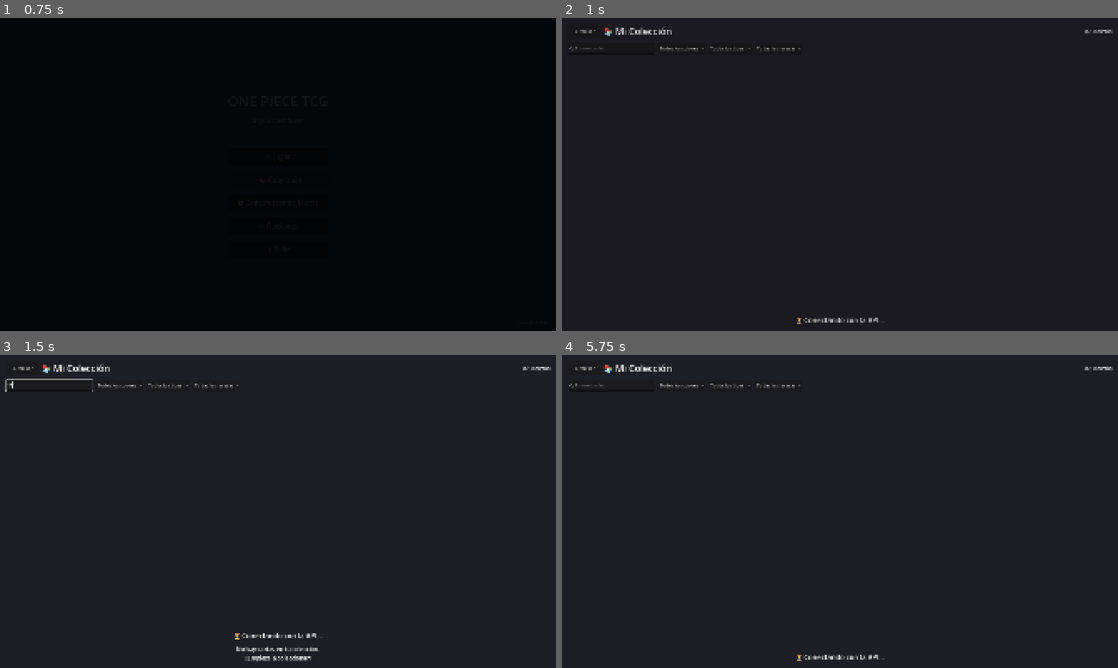
Above: before the commit, frames 1-4 (two rows, left to right).
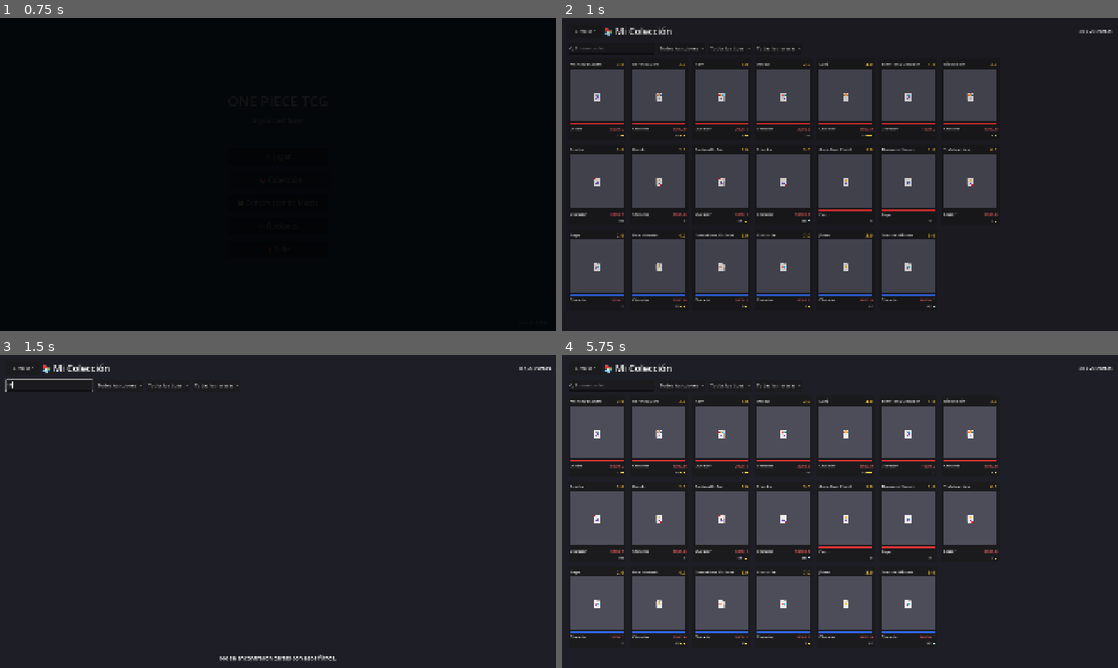
Above: after the commit, the same moments.

Repository: Artigas96/one-piece-tcg
Game: Godot game, scene res://scenes/main_menu.tscn
The game is run twice, just before and just after one commit, with the same random seed, the same clock (stepped at 60 frames per second) and the same inputs.
Inputs (mouse positions are in pixels of both pictures, inside the frame that each line leads up to):
- Up to frame 1 (0.75 s): click "📚 Colección" at 0.5 s
- Up to frame 2 (1 s): no input
- Up to frame 3 (1.5 s): click (50, 386) at 1.27 s; type "12" at 1.35 s
- Up to frame 4 (5.75 s): click "← Volver" at 2 s; click "⚔️ Jugar" at 2.75 s; click "⚔️ Jugar" at 3.5 s; click "🃏 Constructor de Mazos" at 4.25 s; click "📚 Colección" at 5 s

Frame 1 is identical in both runs. In frame 2, 35% of the frame differs, in the area x 1-99%, y 3-98%; in frame 3, 0.6%; in frame 4, 35%, in the area x 1-100%, y 3-98%.

Commit message:
feat: Reestructurar CardDatabase para cargar desde JSON local y eliminar dependencias de API

Diff:
--- /dev/null
+++ b/data/cards_database.json
@@ -0,0 +1,344 @@
+{
+  "sets": [
+    {
+      "code": "OP01",
+      "name": "Romance Dawn",
+      "release_date": "2022-07-08",
+      "total_cards": 121
+    },
+    {
+      "code": "OP02",
+      "name": "Paramount War",
+      "release_date": "2022-09-30",
+      "total_cards": 121
+    },
+    {
+      "code": "OP03",
+      "name": "Pillars of Strength",
+      "release_date": "2022-12-02",
+      "total_cards": 121
+    }
+  ],
+  "cards": [
+    {
+      "id": "OP01-001",
+      "name": "Monkey D. Luffy",
+      "card_type": "Leader",
+      "color": ["Red"],
+      "cost": 0,
+      "power": 5000,
+      "counter": 0,
+      "attribute": ["Straw Hat Crew"],
+      "effect": "[DON!! x1] [When Attacking] Give up to 1 of your Leader or Character cards +1000 power during this battle.",
+      "rarity": "L",
+      "set_name": "Romance Dawn",
+      "set_code": "OP01",
+      "card_number": "001",
+      "image": ""
+    },
+    {
+      "id": "OP01-002",
+      "name": "Roronoa Zoro",
+      "card_type": "Character",
+      "color": ["Red"],
+      "cost": 3,
+      "power": 4000,
+      "counter": 1000,
+      "attribute": ["Straw Hat Crew", "Supernovas"],
+      "effect": "[DON!! x1] [When Attacking] Give this Character +1000 power during this battle.",
+      "rarity": "SR",
+      "set_name": "Romance Dawn",
+      "set_code": "OP01",
+      "card_number": "002",
+      "image": ""
+    },
+    {
+      "id": "OP01-003",
+      "name": "Nami",
+      "card_type": "Character",
+      "color": ["Red"],
+      "cost": 1,
+      "power": 2000,
+      "counter": 1000,
+      "attribute": ["Straw Hat Crew"],
+      "effect": "[On Play] Look at 3 cards from the top of your deck; reveal up to 1 {Straw Hat Crew} type card and add it to your hand. Then, place the rest at the bottom of your deck in any order.",
+      "rarity": "R",
+      "set_name": "Romance Dawn",
+      "set_code": "OP01",
+      "card_number": "003",
+      "image": ""
+    },
+    {
+      "id": "OP01-004",
+      "name": "Usopp",
+      "card_type": "Character",
+      "color": ["Red"],
+      "cost": 2,
+      "power": 3000,
+      "counter": 1000,
+      "attribute": ["Straw Hat Crew"],
+      "effect": "[Blocker] (After your opponent declares an attack, you may rest this card to make it the new target of the attack.)",
+      "rarity": "UC",
+      "set_name": "Romance Dawn",
+      "set_code": "OP01",
+      "card_number": "004",
+      "image": ""
+    },
+    {
+      "id": "OP01-005",
+      "name": "Sanji",
+      "card_type": "Character",
+      "color": ["Red"],
+      "cost": 4,
+      "power": 5000,
+      "counter": 0,
+      "attribute": ["Straw Hat Crew"],
+      "effect": "[On Play] K.O. up to 1 of your opponent's Characters with 3000 power or less.",
+      "rarity": "SR",
+      "set_name": "Romance Dawn",
+      "set_code": "OP01",
+      "card_number": "005",
+      "image": ""
+    },
+    {
+      "id": "OP01-006",
+      "name": "Tony Tony Chopper",
+      "card_type": "Character",
+      "color": ["Red"],
+      "cost": 1,
+      "power": 1000,
+      "counter": 2000,
+      "attribute": ["Straw Hat Crew", "Animal"],
+      "effect": "[Counter] Up to 1 of your Leader or Character cards gains +2000 power during this battle.",
+      "rarity": "C",
+      "set_name": "Romance Dawn",
+      "set_code": "OP01",
+      "card_number": "006",
+      "image": ""
+    },
+    {
+      "id": "OP01-007",
+      "name": "Nico Robin",
+      "card_type": "Character",
+      "color": ["Red"],
+      "cost": 3,
+      "power": 4000,
+      "counter": 1000,
+      "attribute": ["Straw Hat Crew"],
+      "effect": "[On Play] Draw 1 card if you have 3 or less cards in your hand.",
+      "rarity": "R",
+      "set_name": "Romance Dawn",
+      "set_code": "OP01",
+      "card_number": "007",
+      "image": ""
+    },
+    {
+      "id": "OP01-008",
+      "name": "Franky",
+      "card_type": "Character",
+      "color": ["Red"],
+      "cost": 3,
+      "power": 3000,
+      "counter": 2000,
+      "attribute": ["Straw Hat Crew"],
+      "effect": "[Blocker] [On Block] Give up to 1 of your Leader or Character cards +2000 power during this battle.",
+      "rarity": "UC",
+      "set_name": "Romance Dawn",
+      "set_code": "OP01",
+      "card_number": "008",
+      "image": ""
+    },
+    {
+      "id": "OP01-009",
+      "name": "Brook",
+      "card_type": "Character",
+      "color": ["Red"],
+      "cost": 2,
+      "power": 2000,
+      "counter": 1000,
+      "attribute": ["Straw Hat Crew"],
+      "effect": "[On Play] Draw 1 card and trash 1 card from your hand.",
+      "rarity": "C",
+      "set_name": "Romance Dawn",
+      "set_code": "OP01",
+      "card_number": "009",
+      "image": ""
+    },
+    {
+      "id": "OP01-010",
+      "name": "Portgas D. Ace",
+      "card_type": "Character",
+      "color": ["Red"],
+      "cost": 5,
+      "power": 6000,
+      "counter": 0,
+      "attribute": ["Whitebeard Pirates"],
+      "effect": "[DON!! x1] This Character gains +1000 power. [On K.O.] Play up to 1 {Whitebeard Pirates} type Character card with a cost of 4 or less from your hand.",
+      "rarity": "SR",
+      "set_name": "Romance Dawn",
+      "set_code": "OP01",
+      "card_number": "010",
+      "image": ""
+    },
+    {
+      "id": "OP01-011",
+      "name": "Shanks",
+      "card_type": "Character",
+      "color": ["Red"],
+      "cost": 9,
+      "power": 10000,
+      "counter": 0,
+      "attribute": ["The Four Emperors", "Red-Haired Pirates"],
+      "effect": "[On Play] K.O. up to 1 of your opponent's Characters with 8000 power or less.",
+      "rarity": "SEC",
+      "set_name": "Romance Dawn",
+      "set_code": "OP01",
+      "card_number": "011",
+      "image": ""
+    },
+    {
+      "id": "OP01-012",
+      "name": "Gum-Gum Pistol",
+      "card_type": "Event",
+      "color": ["Red"],
+      "cost": 1,
+      "power": 0,
+      "counter": 0,
+      "attribute": ["Straw Hat Crew"],
+      "effect": "[Main] K.O. up to 1 of your opponent's Characters with 3000 power or less.",
+      "rarity": "C",
+      "set_name": "Romance Dawn",
+      "set_code": "OP01",
+      "card_number": "012",
+      "image": ""
+    },
+    {
+      "id": "OP01-013",
+      "name": "Thousand Sunny",
+      "card_type": "Stage",
+      "color": ["Red"],
+      "cost": 1,
+      "power": 0,
+      "counter": 0,
+      "attribute": ["Straw Hat Crew"],
+      "effect": "[Activate: Main] You may rest this Stage: Draw 1 card and trash 1 card from your hand.",
+      "rarity": "R",
+      "set_name": "Romance Dawn",
+      "set_code": "OP01",
+      "card_number": "013",
+      "image": ""
+    },
+    {
+      "id": "OP01-014",
+      "name": "Trafalgar Law",
+      "card_type": "Leader",
+      "color": ["Blue"],
+      "cost": 0,
+      "power": 5000,
+      "counter": 0,
+      "attribute": ["Heart Pirates", "Supernovas"],
+      "effect": "[DON!! x1] [When Attacking] Draw 1 card and trash 1 card from your hand.",
+      "rarity": "L",
+      "set_name": "Romance Dawn",
+      "set_code": "OP01",
+      "card_number": "014",
+      "image": ""
+    },
+    {
+      "id": "OP01-015",
+      "name": "Bepo",
+      "card_type": "Character",
+      "color": ["Blue"],
+      "cost": 2,
+      "power": 3000,
+      "counter": 1000,
+      "attribute": ["Heart Pirates", "Animal"],
+      "effect": "[On Play] Draw 1 card and trash 1 card from your hand.",
+      "rarity": "C",
+      "set_name": "Romance Dawn",
+      "set_code": "OP01",
+      "card_number": "015",
+      "image": ""
+    },
+    {
+      "id": "OP01-016",
+      "name": "Boa Hancock",
+      "card_type": "Character",
+      "color": ["Blue"],
+      "cost": 4,
+      "power": 5000,
+      "counter": 0,
+      "attribute": ["The Seven Warlords of the Sea", "Kuja Pirates"],
+      "effect": "[On Play] Return up to 1 Character with a cost of 3 or less to the owner's hand.",
+      "rarity": "SR",
+      "set_name": "Romance Dawn",
+      "set_code": "OP01",
+      "card_number": "016",
+      "image": ""
+    },
+    {
+      "id": "OP01-017",
+      "name": "Donquixote Doflamingo",
+      "card_type": "Character",
+      "color": ["Blue"],
+      "cost": 5,
+      "power": 6000,
+      "counter": 0,
+      "attribute": ["The Seven Warlords of the Sea", "Donquixote Pirates"],
+      "effect": "[On Play] Return up to 1 Character with a cost of 4 or less to the owner's hand.",
+      "rarity": "R",
+      "set_name": "Romance Dawn",
+      "set_code": "OP01",
+      "card_number": "017",
+      "image": ""
+    },
+    {
+      "id": "OP01-018",
+      "name": "Crocodile",
+      "card_type": "Character",
+      "color": ["Blue"],
+      "cost": 7,
+      "power": 8000,
+      "counter": 0,
+      "attribute": ["The Seven Warlords of the Sea", "Baroque Works"],
+      "effect": "[On Play] Return up to 1 Character with a cost of 5 or less to the owner's hand.",
+      "rarity": "R",
+      "set_name": "Romance Dawn",
+      "set_code": "OP01",
+      "card_number": "018",
+      "image": ""
+    },
+    {
+      "id": "OP01-019",
+      "name": "Jinbe",
+      "card_type": "Character",
+      "color": ["Blue"],
+      "cost": 3,
+      "power": 4000,
+      "counter": 1000,
+      "attribute": ["Fish-Man", "Straw Hat Crew"],
+      "effect": "[Blocker] (After your opponent declares an attack, you may rest this card to make it the new target of the attack.)",
+      "rarity": "UC",
+      "set_name": "Romance Dawn",
+      "set_code": "OP01",
+      "card_number": "019",
+      "image": ""
+    },
+    {
+      "id": "OP01-020",
+      "name": "Dracule Mihawk",
+      "card_type": "Character",
+      "color": ["Blue"],
+      "cost": 9,
+      "power": 10000,
+      "counter": 0,
+      "attribute": ["The Seven Warlords of the Sea"],
+      "effect": "[On Play] Return all Characters with a cost of 7 or less to the owner's hand.",
+      "rarity": "SEC",
+      "set_name": "Romance Dawn",
+      "set_code": "OP01",
+      "card_number": "020",
+      "image": ""
+    }
+  ]
+}
--- a/project.godot
+++ b/project.godot
@@ -23,7 +23,6 @@
 [autoload]
 
 SceneTransition="*res://scenes/autoload/scene_transition.tscn"
-APIService="*res://scripts/autoload/api_service.gd"
 CardDatabase="*res://scripts/autoload/card_database.gd"
 ImageLoader="*res://scripts/autoload/image_loader.gd"
 
--- a/scripts/autoload/card_database.gd
+++ b/scripts/autoload/card_database.gd
@@ -1,85 +1,75 @@
 extends Node
 
-## CardDatabase - Caché local de cartas y sets
-## Añadir en Project > AutoLoad como "CardDatabase" (después de APIService)
+## CardDatabase - Base de datos local de cartas
+## Carga cartas desde archivo JSON local (sin dependencia de API)
 ##
 ## Señales disponibles:
-##   database_ready                          → caché listo para consultar
-##   update_progress(current, total)         → progreso de descarga inicial
-##   card_added(card_id)                     → nueva carta añadida al caché
+##   database_ready                          → base de datos lista
+##   card_added(card_id)                     → carta añadida
 
 signal database_ready()
-signal update_progress(current: int, total: int)
 signal card_added(card_id: String)
 
-const CACHE_PATH    = "user://cards_cache.json"
-const SETS_PATH     = "user://sets_cache.json"
-const CACHE_MAX_AGE = 86400   # 1 día en segundos
+const DATABASE_PATH = "res://data/cards_database.json"  # Base de datos local
+const BACKUP_PATH   = "user://cards_backup.json"        # Backup de usuario
 
 # Almacenamiento en memoria
-var _cards: Dictionary   = {}   # { "OP01-001": {...} }
-var _sets: Dictionary    = {}   # { "OP01": {...} }
-var _is_ready: bool      = false
-var _total_expected: int = 0
-var _total_loaded: int   = 0
+var _cards: Dictionary = {}   # { "OP01-001": {...} }
+var _sets: Dictionary  = {}   # { "OP01": {...} }
+var _is_ready: bool    = false
 
 
 func _ready() -> void:
-	_load_cache()
-	_connect_api_signals()
+	_load_local_database()
 
 
 # ─────────────────────────────────────────
 #  Inicialización
 # ─────────────────────────────────────────
 
-func _connect_api_signals() -> void:
-	APIService.cards_page_loaded.connect(_on_cards_page_loaded)
-	APIService.sets_loaded.connect(_on_sets_loaded)
-	APIService.error_occurred.connect(_on_api_error)
-
-
-func _load_cache() -> void:
-	var loaded_cards = _read_json(CACHE_PATH)
-	var loaded_sets  = _read_json(SETS_PATH)
-
-	if loaded_cards != null:
-		_cards     = loaded_cards.get("cards", {})
-		var ts     = loaded_cards.get("timestamp", 0)
-
-		if _needs_update(ts):
-			print("CardDatabase: Caché antiguo, actualizando desde API...")
-			_refresh_from_api()
-		else:
-			print("CardDatabase: Caché válido con %d cartas." % _cards.size())
-			_is_ready = true
-			database_ready.emit()
+func _load_local_database() -> void:
+	print("CardDatabase: Cargando base de datos local...")
+
+	# Intentar cargar desde res:// (incluido en el juego)
+	var db_data = _read_json_from_res(DATABASE_PATH)
+
+	if db_data == null:
+		# Si falla, intentar backup en user://
+		print("CardDatabase: No se encontró BD local, intentando backup...")
+		db_data = _read_json(BACKUP_PATH)
+
+	if db_data != null:
+		# Cargar cartas
+		var cards_array = db_data.get("cards", [])
+		for card_data in cards_array:
+			var card_id = card_data.get("id", "")
+			if card_id != "":
+				_cards[card_id] = card_data
+				card_added.emit(card_id)
+
+		# Cargar sets
+		var sets_array = db_data.get("sets", [])
+		for set_data in sets_array:
+			var set_code = set_data.get("code", "")
+			if set_code != "":
+				_sets[set_code] = set_data
+
+		print("CardDatabase: ✅ Cargadas %d cartas y %d sets." % [_cards.size(), _sets.size()])
+		_is_ready = true
+		database_ready.emit()
+
+		# Guardar backup
+		_save_backup(db_data)
 	else:
-		print("CardDatabase: Sin caché. Descargando desde API...")
-		_refresh_from_api()
-
-	if loaded_sets != null:
-		_sets = loaded_sets.get("sets", {})
-
-
-func _refresh_from_api() -> void:
-	_total_loaded   = 0
-	_total_expected = 0
-	_is_ready       = false
-	APIService.fetch_all_cards()
-	APIService.fetch_sets()
-
-
-func _needs_update(timestamp: int) -> bool:
-	var now = int(Time.get_unix_time_from_system())
-	return (now - timestamp) > CACHE_MAX_AGE
+		push_error("CardDatabase: ❌ No se pudo cargar la base de datos local!")
+		_is_ready = false
 
 
 # ─────────────────────────────────────────
 #  API Pública - Consultas
 # ─────────────────────────────────────────
 
-## ¿Está el caché listo?
+## ¿Está la base de datos lista?
 func is_ready() -> bool:
 	return _is_ready
 
@@ -153,82 +143,59 @@
 	return _sets.get(set_code, {})
 
 
-## Cuántas cartas hay en caché
+## Cuántas cartas hay en la base de datos
 func get_card_count() -> int:
 	return _cards.size()
 
 
-## Fuerza una actualización desde la API ignorando el caché
-func force_refresh() -> void:
-	print("CardDatabase: Forzando actualización...")
-	_cards.clear()
-	_refresh_from_api()
-
-
-# ─────────────────────────────────────────
-#  Callbacks de APIService
-# ─────────────────────────────────────────
-
-func _on_cards_page_loaded(cards: Array, page: int, total_count: int) -> void:
-	if _total_expected == 0:
-		_total_expected = total_count
-		print("CardDatabase: Esperando %d cartas en total..." % total_count)
-
-	for card_data in cards:
-		var id = card_data.get("id", "")
-		if id != "":
-			_cards[id] = card_data
-			card_added.emit(id)
-
-	_total_loaded += cards.size()
-	update_progress.emit(_total_loaded, _total_expected)
-
-	print("CardDatabase: Cargadas %d / %d cartas (página %d)" % [
-		_total_loaded, _total_expected, page
-	])
-
-	# ¿Hemos recibido todo?
-	if _total_loaded >= _total_expected and _total_expected > 0:
-		_save_cards_cache()
-		_is_ready = true
-		database_ready.emit()
-		print("CardDatabase: ¡Base de datos lista! %d cartas en caché." % _cards.size())
-
-
-func _on_sets_loaded(sets: Array) -> void:
-	for s in sets:
-		var code = s.get("code", "")
-		if code != "":
-			_sets[code] = s
-	_save_sets_cache()
-	print("CardDatabase: %d sets guardados." % _sets.size())
-
-
-func _on_api_error(code: int, message: String) -> void:
-	push_error("CardDatabase: Error de API (%d) — %s" % [code, message])
-	# Si teníamos caché parcial, lo marcamos como listo igualmente
-	if not _is_ready and _cards.size() > 0:
-		push_warning("CardDatabase: Usando caché parcial con %d cartas." % _cards.size())
-		_is_ready = true
-		database_ready.emit()
+## Añadir una carta manualmente (útil para expansiones futuras)
+func add_card(card_data: Dictionary) -> void:
+	var card_id = card_data.get("id", "")
+	if card_id != "":
+		_cards[card_id] = card_data
+		card_added.emit(card_id)
+		print("CardDatabase: Carta añadida: %s" % card_id)
+
+
+## Añadir un set manualmente
+func add_set(set_data: Dictionary) -> void:
+	var set_code = set_data.get("code", "")
+	if set_code != "":
+		_sets[set_code] = set_data
+		print("CardDatabase: Set añadido: %s" % set_code)
+
+
+## Exportar la base de datos actual a JSON
+func export_database() -> String:
+	var data = {
+		"sets": _sets.values(),
+		"cards": _cards.values()
+	}
+	return JSON.stringify(data, "\t")
 
 
 # ─────────────────────────────────────────
 #  Persistencia
 # ─────────────────────────────────────────
 
-func _save_cards_cache() -> void:
-	var data = {
-		"timestamp": int(Time.get_unix_time_from_system()),
-		"cards": _cards
-	}
-	_write_json(CACHE_PATH, data)
-	print("CardDatabase: Caché de cartas guardado (%d cartas)." % _cards.size())
-
-
-func _save_sets_cache() -> void:
-	var data = {"sets": _sets}
-	_write_json(SETS_PATH, data)
+func _save_backup(data: Dictionary) -> void:
+	_write_json(BACKUP_PATH, data)
+	print("CardDatabase: Backup guardado en user://")
+
+
+func _read_json_from_res(path: String):
+	if not FileAccess.file_exists(path):
+		return null
+	var file = FileAccess.open(path, FileAccess.READ)
+	if file == null:
+		push_error("CardDatabase: No se pudo abrir " + path)
+		return null
+	var text = file.get_as_text()
+	file.close()
+	var parsed = JSON.parse_string(text)
+	if parsed == null:
+		push_error("CardDatabase: Error al parsear JSON en " + path)
+	return parsed
 
 
 func _read_json(path: String):
--- a/scripts/ui/collection_screen.gd
+++ b/scripts/ui/collection_screen.gd
@@ -1,8 +1,7 @@
 extends Control
 
-## Pantalla de colección - Fase 2
-## Carga cartas desde CardDatabase (API + caché local)
-## Las imágenes se descargan en background vía ImageLoader
+## Pantalla de colección - Con base de datos local
+## Carga cartas desde CardDatabase (JSON local)
 
 @onready var cards_grid:    GridContainer = $MarginContainer/VBoxContainer/ScrollContainer/CardsGrid
 @onready var search_bar:    LineEdit      = $MarginContainer/VBoxContainer/SearchAndFilters/SearchBar
@@ -41,12 +40,12 @@
 		_on_database_ready()
 	else:
 		loading_label.visible = true
-		loading_label.text    = "⏳ Conectando con la API..."
+		loading_label.text    = "⏳ Cargando base de datos..."
 
 
 func _connect_signals() -> void:
 	CardDatabase.database_ready.connect(_on_database_ready)
-	CardDatabase.update_progress.connect(_on_load_progress)
+	# Ya NO conectamos update_progress porque no existe
 	ImageLoader.image_loaded.connect(_on_image_loaded)
 
 
@@ -54,20 +53,16 @@
 #  Carga de datos
 # ─────────────────────────────────────────
 
-func _on_load_progress(current: int, total: int) -> void:
-	if total > 0:
-		var pct = int(100.0 * current / total)
-		loading_label.text = "⏳ Descargando cartas... %d / %d  (%d%%)" % [current, total, pct]
-
-
 func _on_database_ready() -> void:
 	loading_label.visible = false
 	all_cards = CardDatabase.get_all_cards()
 
 	if all_cards.is_empty():
 		no_cards_label.visible = true
-		no_cards_label.text    = "No se encontraron cartas.\nRevisa tu conexión a internet."
+		no_cards_label.text    = "No hay cartas en la base de datos.\nVerifica que data/cards_database.json existe."
 		return
+
+	print("✅ Collection: %d cartas cargadas" % all_cards.size())
 
 	displayed_cards = all_cards.duplicate()
 	_update_stats()
@@ -86,6 +81,7 @@
 
 	if displayed_cards.is_empty():
 		no_cards_label.visible = true
+		no_cards_label.text = "No se encontraron cartas con esos filtros."
 		return
 	no_cards_label.visible = false
 
@@ -101,7 +97,7 @@
 		if card_id != "":
 			_card_nodes[card_id] = card_node
 
-		# Solicitar imagen (si ya está en caché se emitirá image_loaded de inmediato)
+		# Solicitar imagen (si ImageLoader está configurado)
 		var image_url = card_data.get("image", "")
 		if card_id != "" and image_url != "":
 			ImageLoader.request_image(card_id, image_url)
Not shown, changed: scripts/autoload/card_database.gd.uid
